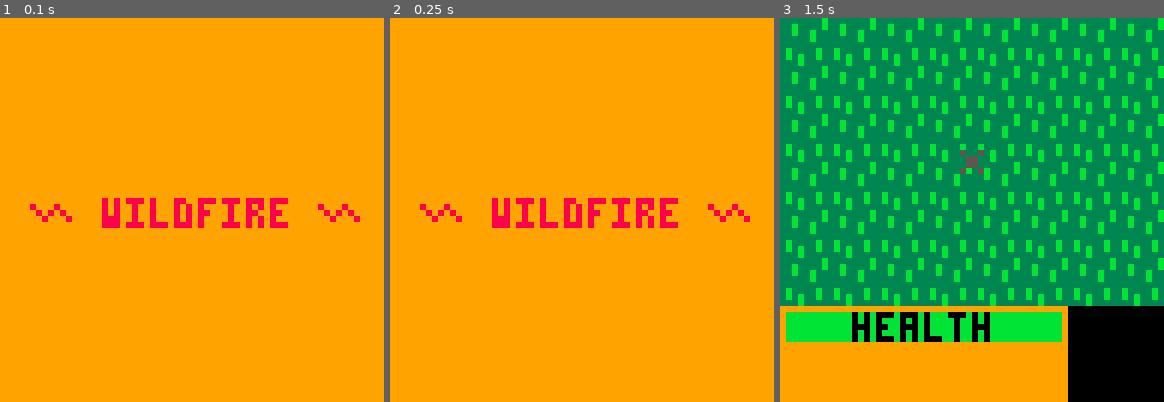
Above: before the commit, frames 1-3 (left to right).
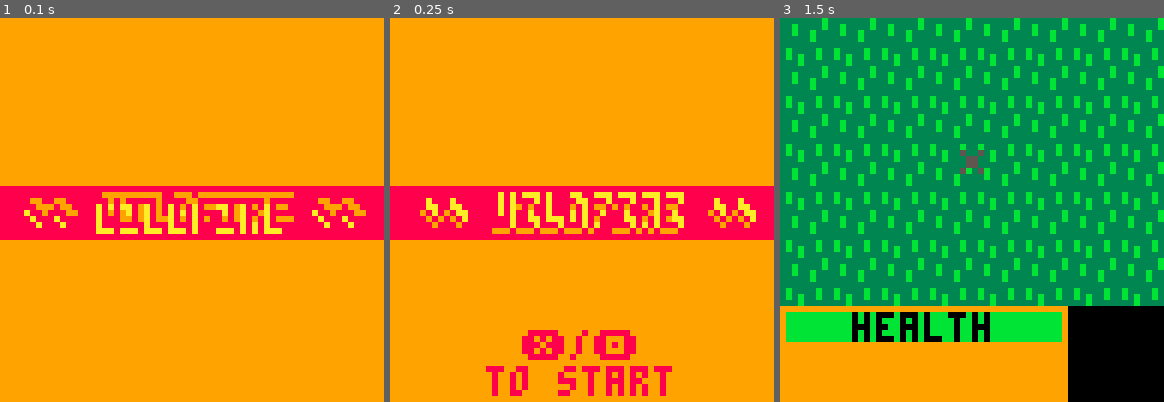
Above: after the commit, the same moments.

Repository: notCalle/pico-8-carts
Game: PICO-8 cartridge wildfire.p8
Two runs of this game, one before a commit and one after it. Both use one fixed random seed, a clock stepped at 60 frames per second and the inputs below.
Inputs:
- Up to frame 1 (0.1 s): no input
- Up to frame 2 (0.25 s): no input
- Up to frame 3 (1.5 s): tap O (Z key) at 0.33, 0.7, 1.43 s; tap X (X key) at 1.07 s

The runs differ from the first frame. In frame 1, 9.7% of the frame differs, in the area x 0-100%, y 43-58%; in frame 2, 14%, in the area x 0-100%, y 43-99%; in frame 3, nothing differs.

Commit message:
Improve start screen

Diff:
--- a/wildfire.p8
+++ b/wildfire.p8
@@ -24,7 +24,17 @@
 
 function draw_menu()
 	cls(9)
+	rectfill(0,28,64,36,8)
+	print("∧ wildfire ∧",4+rnd(3),29+rnd(3),10)
+	print("∧ wildfire ∧",4+rnd(3),29+rnd(3),9)
+	print("∧ wildfire ∧",4+rnd(3),29+rnd(3),10)
+	print("∧ wildfire ∧",4+rnd(3),29+rnd(3),9)
 	print("∧ wildfire ∧",5,30,8)
+
+	if band(tick,0x8)~=0 then
+		print("❎/🅾️",22,52,8)
+		print("to start",16,58,8)
+	end
 end
 
 menu_state={
